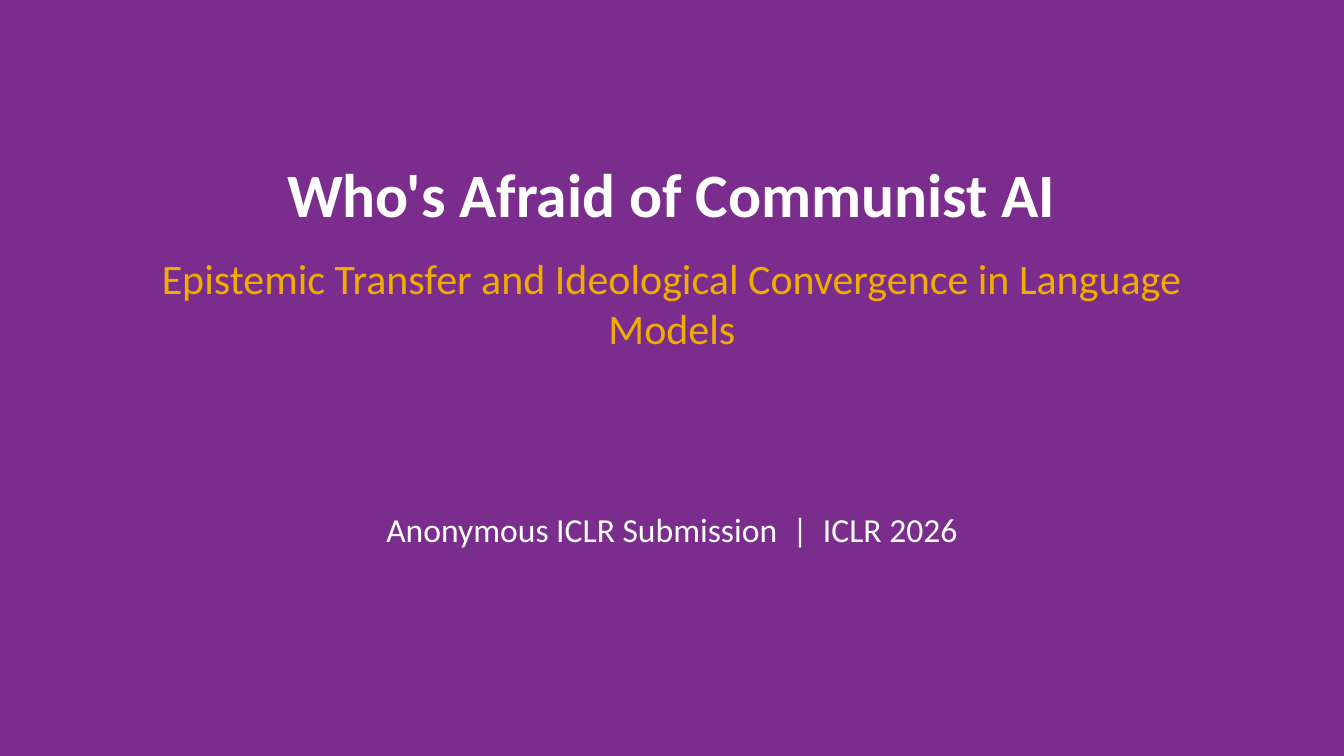
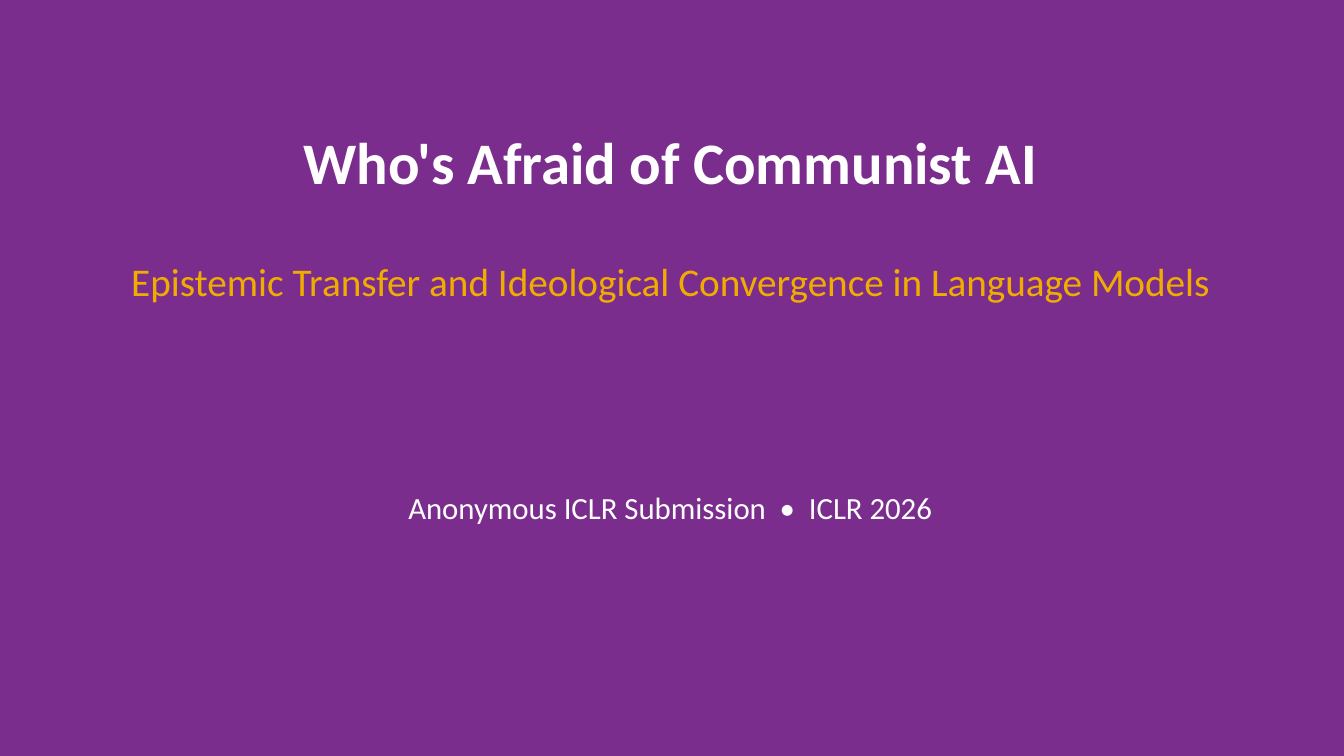
Before and after one commit to gbangban/ai-ideology-study, a slide deck: slide 1 of paper/iclr2026/iclr2026_spotlight.pptx. Drawn at 1344x756 pixels with LibreOffice and Linux fonts; fonts in the diff are those of the drawing. Boxes give left, top, right and bottom in pixels: in the first picture for what was removed or moved away, otherwise in the second. Text is boxed around its words. In the diff, an @@ line names an element or a change of style, - is before the commit and + after.

```diff
--- a/paper/iclr2026/iclr2026_spotlight.pptx
+++ b/paper/iclr2026/iclr2026_spotlight.pptx
@@ text "Who's Afraid of Communist AI": place and size @@
-text "Who's Afraid of Communist AI" at [162,173,1181,345]
+text "Who's Afraid of Communist AI" at [303,142,1036,185]
@@ text "Who's Afraid of Communist AI" at [303,142,1036,185]: size 44 to 42 pt @@
@@ text added at [131,269,1209,303], 28 pt, text #F0AD00 @@
+Epistemic Transfer and Ideological Convergence in Language Models
@@ text at [162,265,1181,345]: paragraph removed @@
-Epistemic Transfer and Ideological Convergence in Language Models
@@ text at [408,497,932,524]: text changed; size 24 to 22 pt @@
-Anonymous ICLR Submission | ICLR 2026
+Anonymous ICLR Submission • ICLR 2026
```
Also in this commit, not shown: 6 other slides changed, 3 slides added, 3 slides removed, 2 other files.
